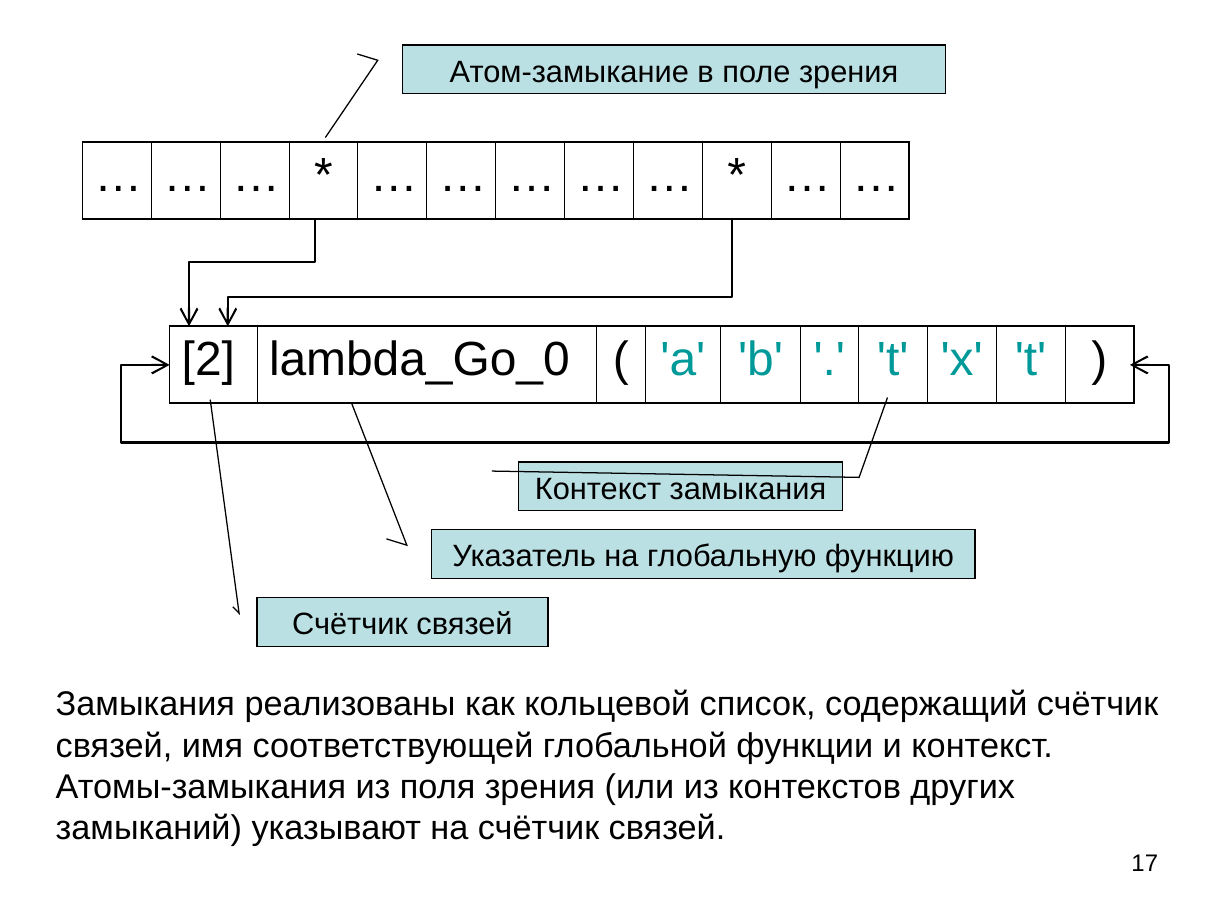
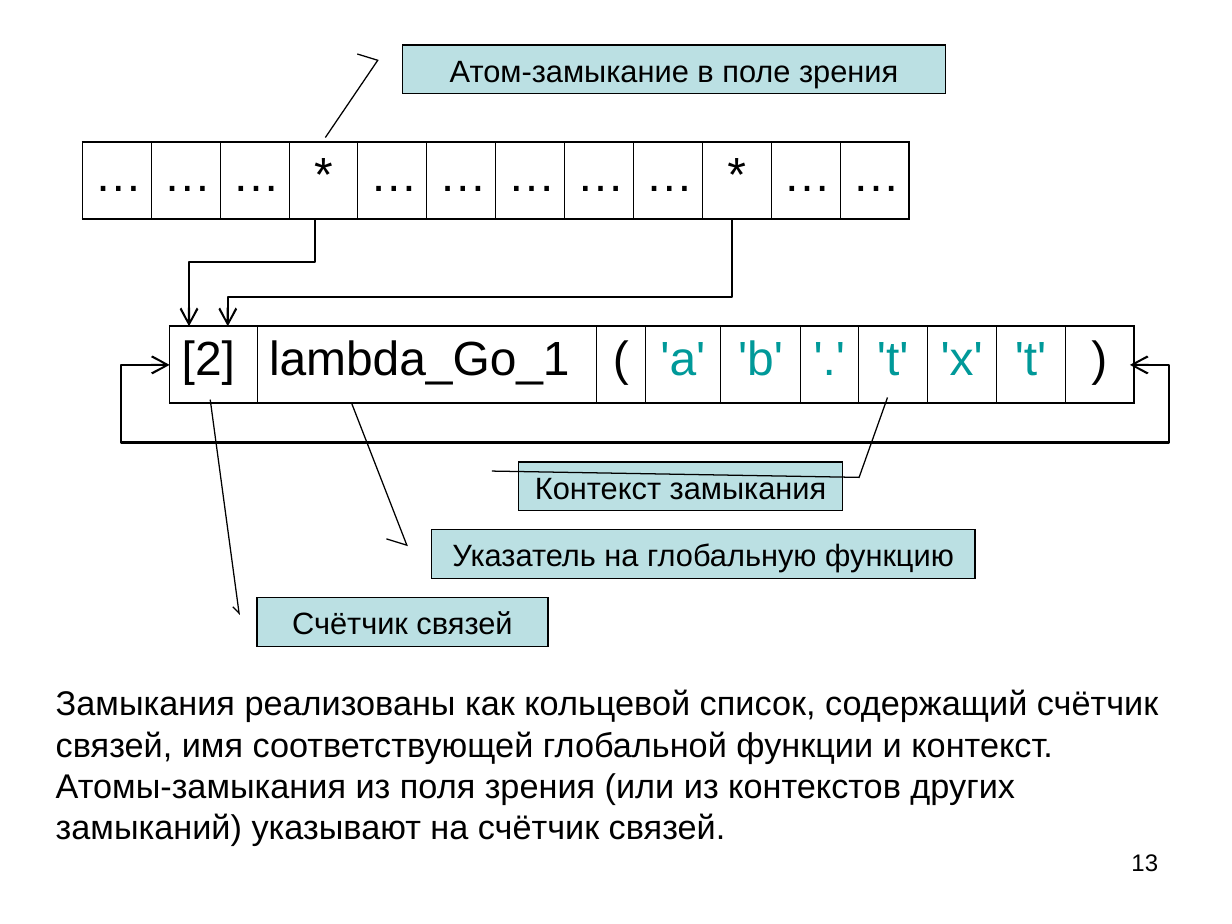
Before and after one commit to bmstu-iu9/refal-5-lambda, a slide deck: slide 13 of doc/Компилятор Простого Рефала.ppt (slide 17 before the commit). Drawn at 1232x924 pixels with LibreOffice and Linux fonts; fonts in the diff are those of the drawing. Boxes give left, top, right and bottom in pixels: in the first picture for what was removed or moved away, otherwise in the second. Text is boxed around its words. In the diff, an @@ line names an element or a change of style, - is before the commit and + after.

```diff
--- a/doc/Компилятор Простого Рефала.ppt
+++ b/doc/Компилятор Простого Рефала.ppt
@@ table at (170, 326, 1135, 403) @@
-row 1, column 2: lambda_Go_0
+row 1, column 2: lambda_Go_1
@@ page number at (1131, 854, 1158, 872): text changed @@
-17
+13
```
Also in this commit, not shown: 8 other slides changed, 7 slides added, 3 slides removed, 6 other files.
